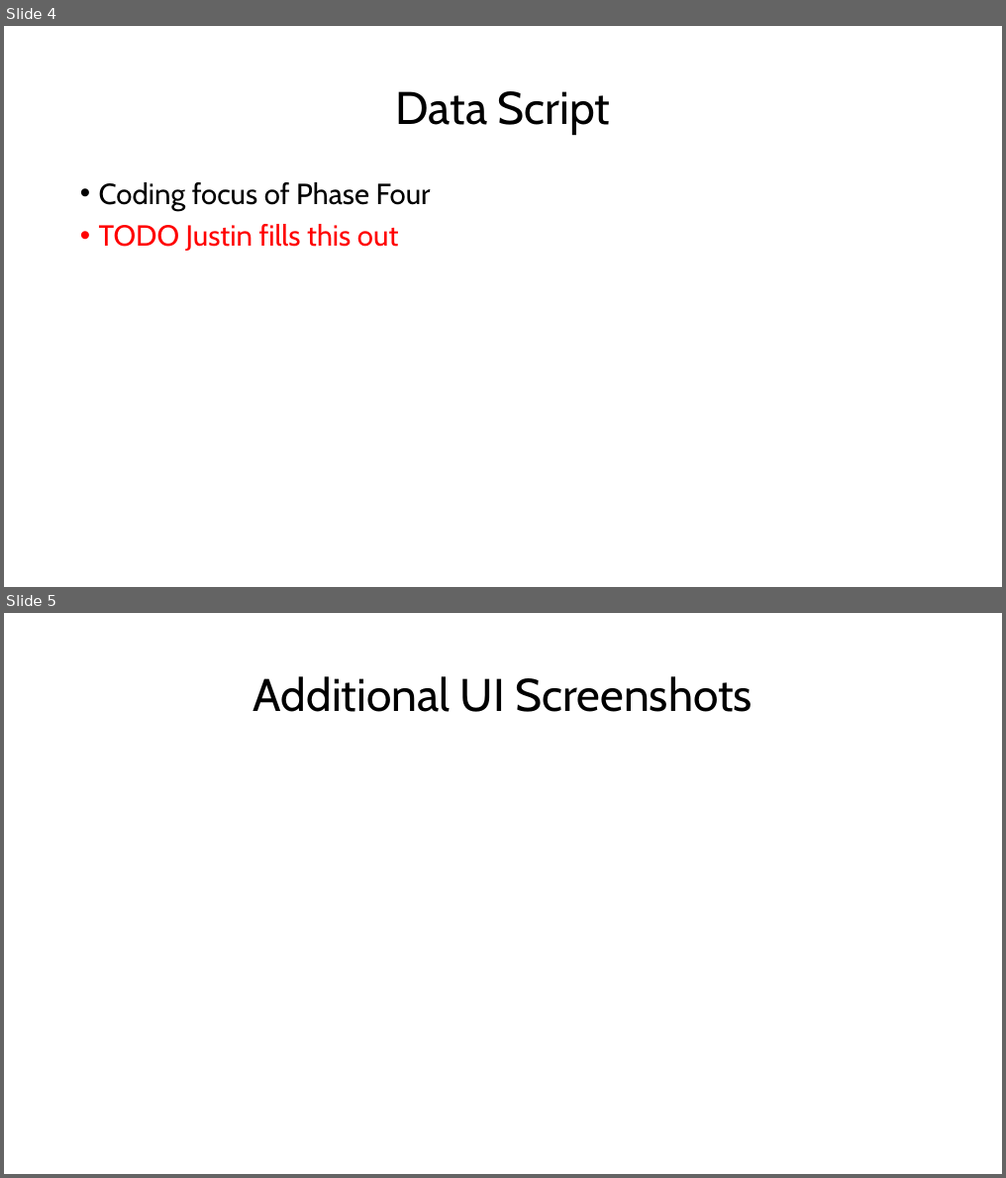
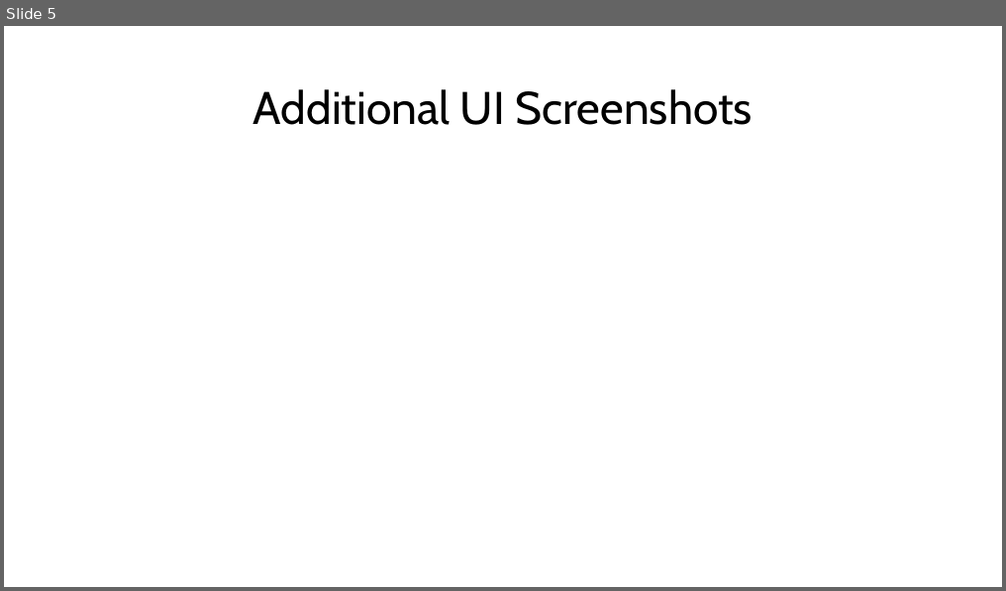
Before and after one commit to Jormungandr72/Cross-Website-Price-Checker, a slide deck: docs/phase_four_docs/Phase_Four_Presentation.pptx. Shown one above the other, each under a label of ours: slides 4 and 5 before the commit, slide 5 after it. The pictures are 1006x1178 and 1006x591 pixels, drawn with LibreOffice and Linux fonts; fonts in the diff are those of the drawing. Boxes give left, top, right and bottom in pixels: in the first picture for what was removed or moved away, otherwise in the second. Text is boxed around its words. In the diff, an @@ line names an element or a change of style, - is before the commit and + after.

```diff
--- a/docs/phase_four_docs/Phase_Four_Presentation.pptx
+++ b/docs/phase_four_docs/Phase_Four_Presentation.pptx
@@ slide 4 removed at [4, 26, 1002, 587], background #FFFFFF @@
@@ title removed at [396, 91, 611, 135] @@
-Data Script
@@ text removed at [99, 182, 431, 251] @@
-• Coding focus of Phase Four
-• TODO Justin fills this out
```
Also in this commit, not shown: 4 slides changed, 2 slides added.
